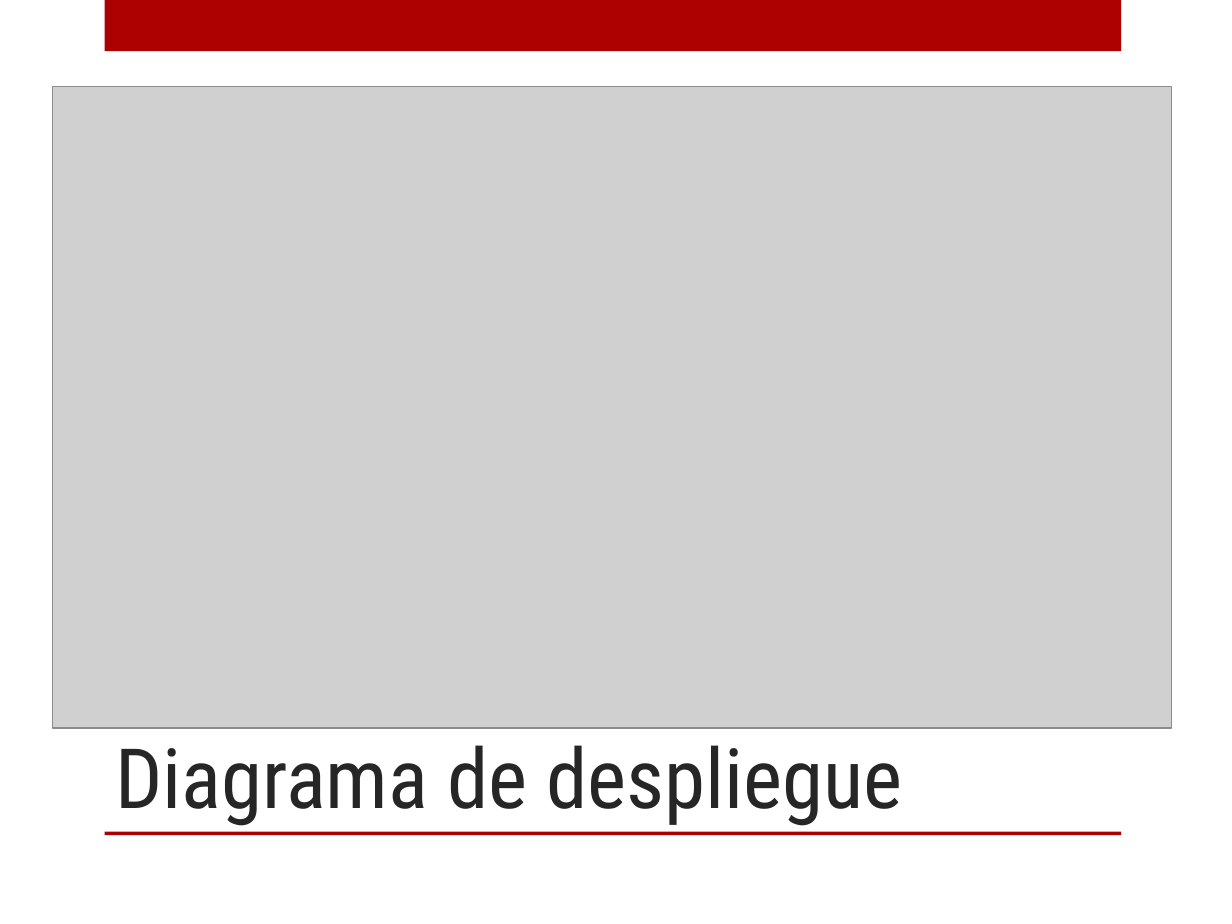
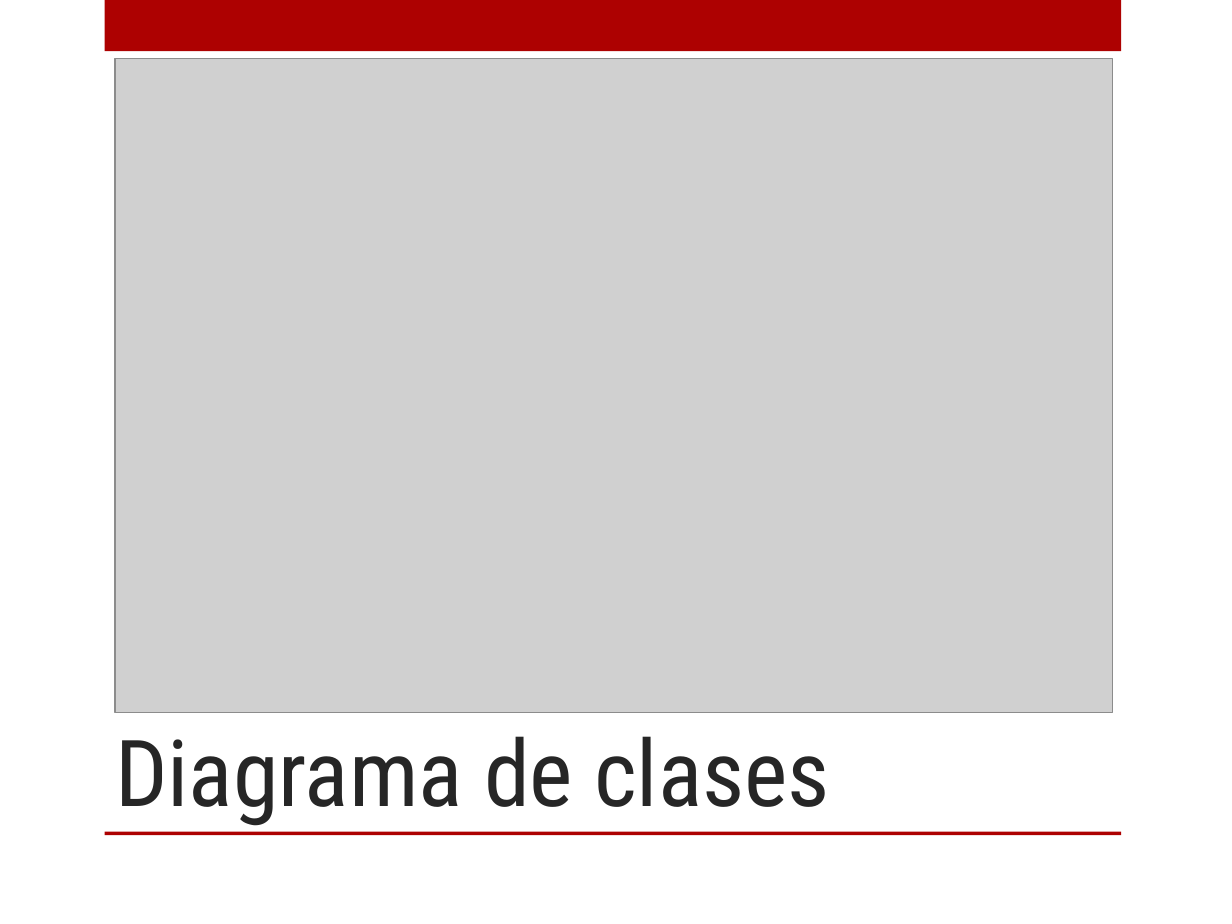
Before and after one commit to OscarMesa/MathForDummies, a slide deck: slide 13 of archivos/documentacion/Presentacion/Presentacion.pptx (slide 8 before the commit). Drawn at 1232x924 pixels with LibreOffice and Linux fonts; fonts in the diff are those of the drawing; grey boxes stand for pictures; background and template pictures are left out. Boxes give left, top, right and bottom in pixels: in the first picture for what was removed or moved away, otherwise in the second. Text is boxed around its words. In the diff, an @@ line names an element or a change of style, - is before the commit and + after.

```diff
--- a/archivos/documentacion/Presentacion/Presentacion.pptx
+++ b/archivos/documentacion/Presentacion/Presentacion.pptx
@@ picture: place and size @@
-picture at [52,86,1172,728]
+picture at [115,58,1111,712]
@@ title at [115,736,830,826]: text changed; size 48.6 to 54 pt @@
-Diagrama de despliegue
+Diagrama de clases
```
Also in this commit, not shown: 5 slides added, 2 slides removed, 3 other files.
